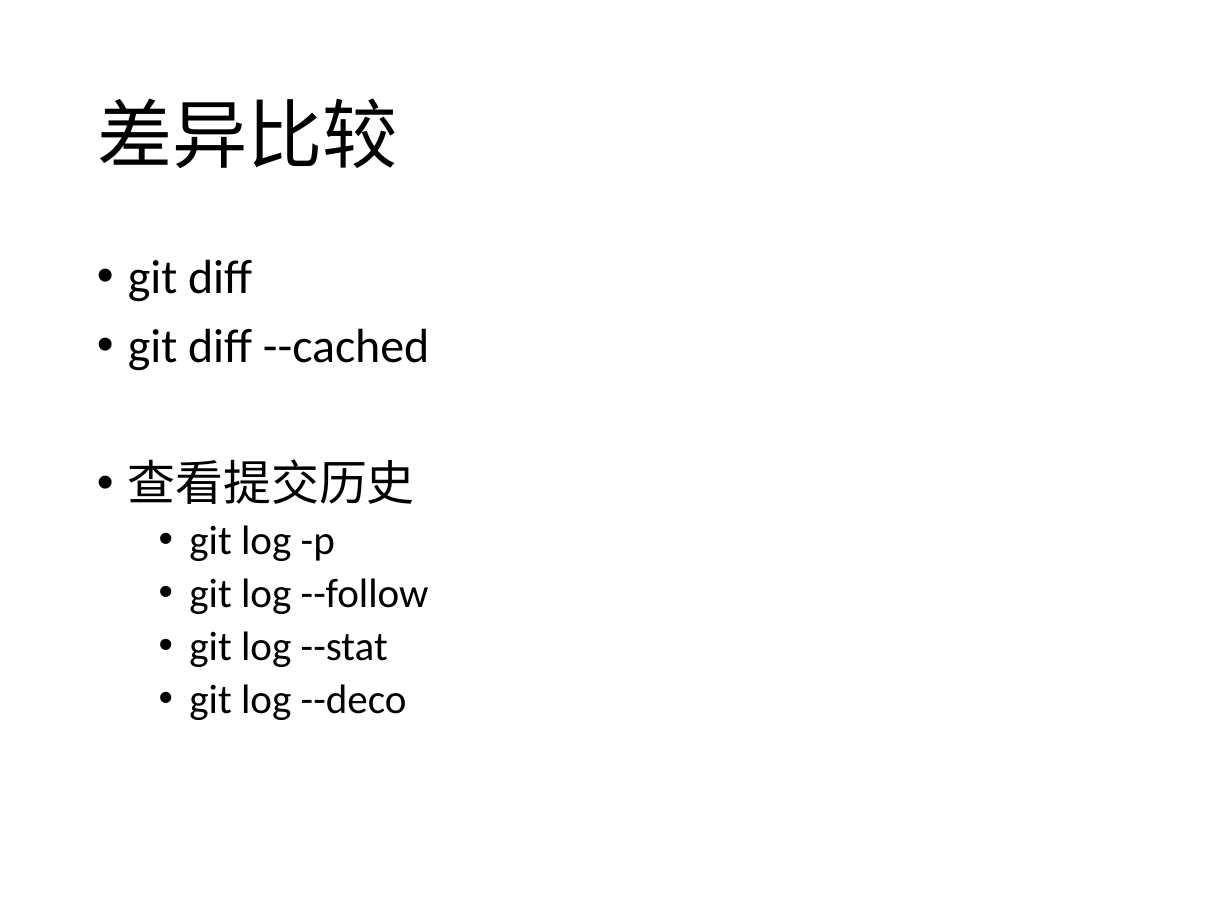
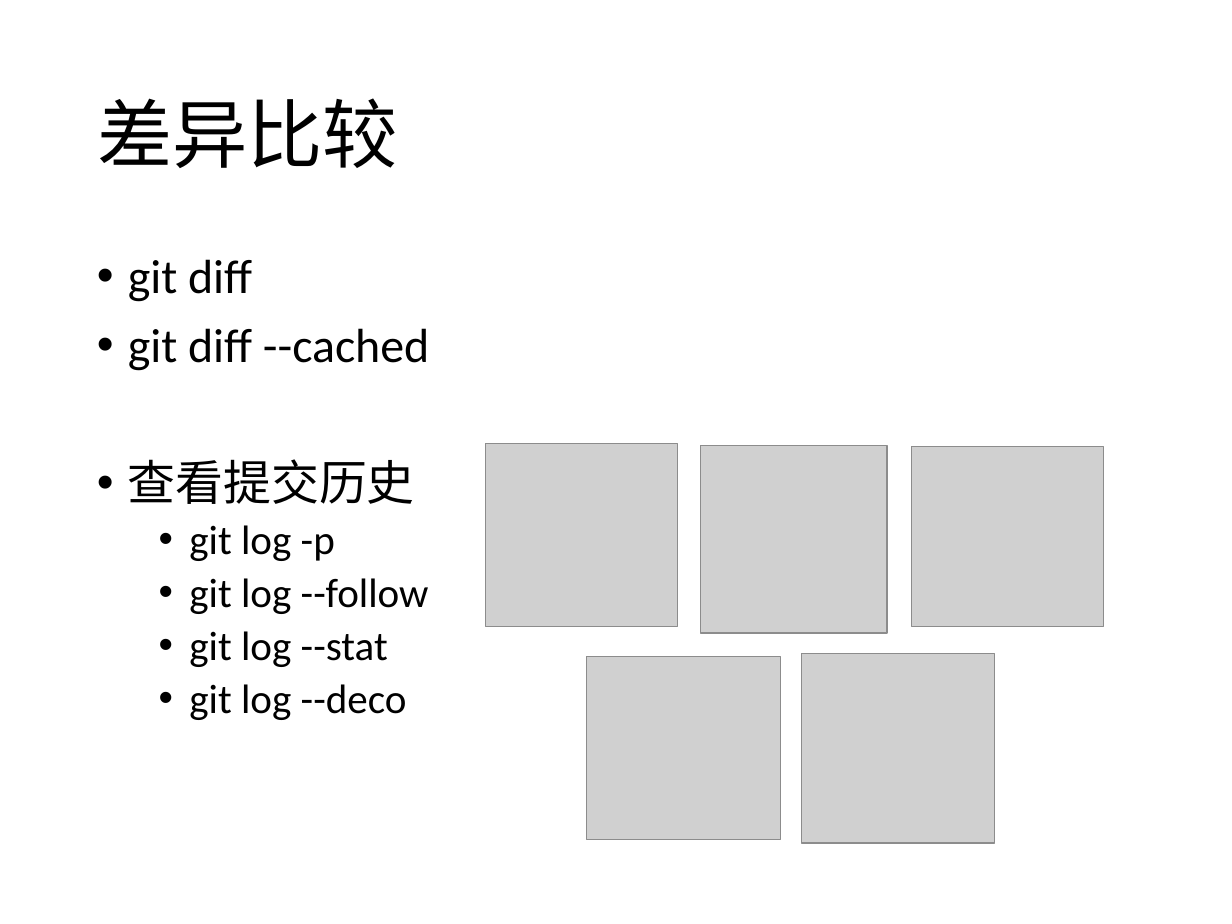
Before and after one commit to qdbgw3ihnjw/Graduate-Courses, a slide deck: slide 10 of git/git.pptx. Drawn at 1232x924 pixels with LibreOffice and Linux fonts; fonts in the diff are those of the drawing; grey boxes stand for pictures. Boxes give left, top, right and bottom in pixels: in the first picture for what was removed or moved away, otherwise in the second. Text is boxed around its words. In the diff, an @@ line names an element or a change of style, - is before the commit and + after.

Commit message:
Added some pictures in git.pptx file.

```diff
--- a/git/git.pptx
+++ b/git/git.pptx
@@ group added at (x1=485, y1=444, x2=1104, y2=844): 5 pictures @@
```
Also in this commit, not shown: 1 slide added.
